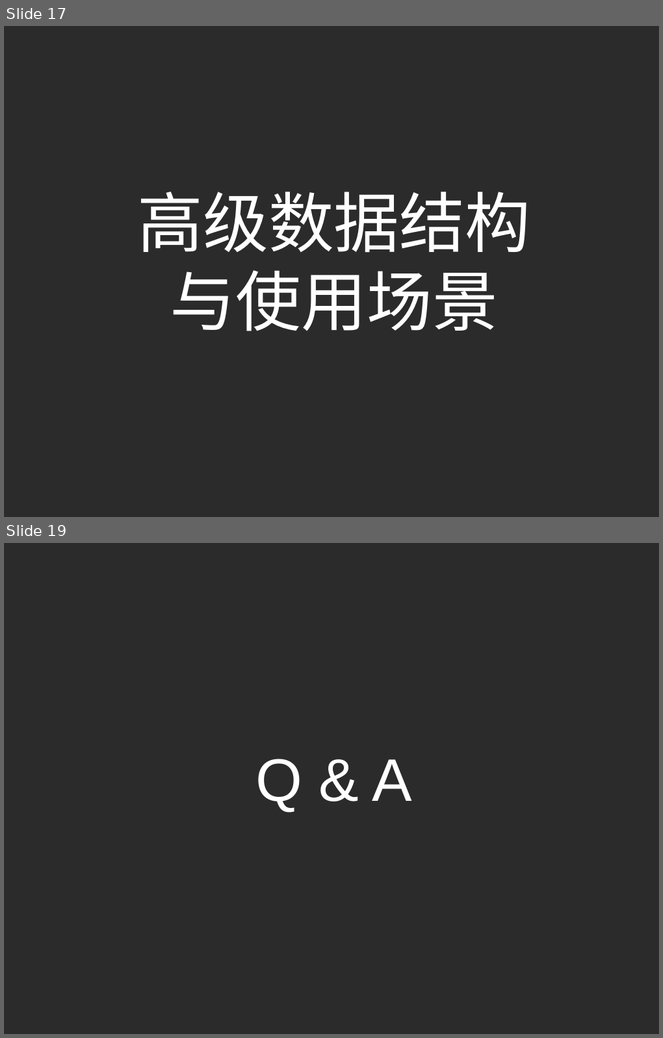
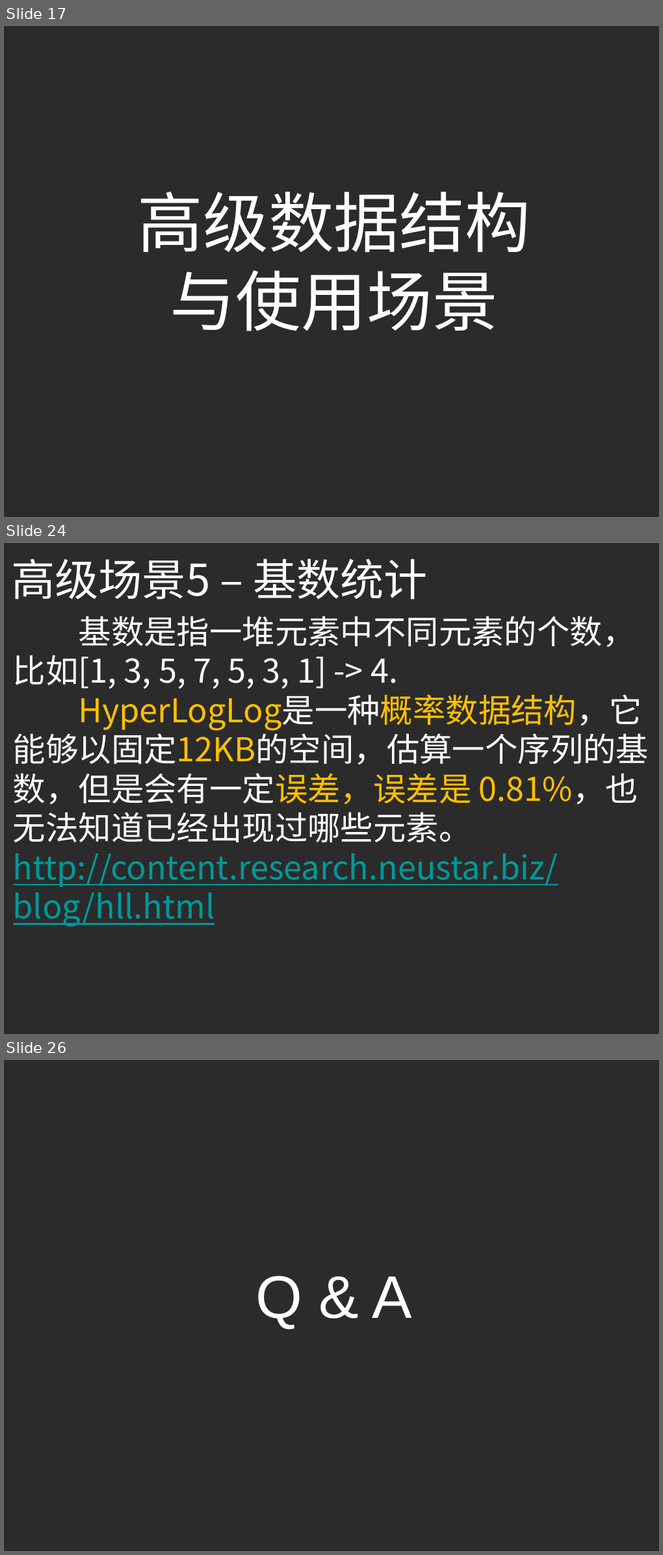
Before and after one commit to yellowb/redis-application-sharing, a slide deck: doc/SD_EP01_Redis_Adv_Application.pptx. Shown one above the other, each under a label of ours: slides 17 and 19 before the commit, slides 17, 24 and 26 after it; the slides between them are not shown. The pictures are 663x1038 and 663x1555 pixels, drawn with LibreOffice and Linux fonts; fonts in the diff are those of the drawing; background and template pictures are left out; a plain dark background stands for a picture behind light text. Boxes give left, top, right and bottom in pixels: in the first picture for what was removed or moved away, otherwise in the second. Text is boxed around its words. In the diff, an @@ line names an element or a change of style, - is before the commit and + after.

```diff
--- a/doc/SD_EP01_Redis_Adv_Application.pptx
+++ b/doc/SD_EP01_Redis_Adv_Application.pptx
@@ slide 24 added at box(4, 543, 659, 1034), background picture (left out) @@
@@ text added at box(11, 559, 428, 600), 48 pt, text #FFFFFF @@
+高级场景5 – 基数统计
@@ text added at box(13, 616, 649, 927), 36 pt, text #FFFFFF @@
+基数是指一堆元素中不同元素的个数，比如[1, 3, 5, 7, 5, 3, 1] -> 4.
+HyperLogLog是一种概率数据结构，它能够以固定12KB的空间，估算一个序列的基数，但是会有一定误差，误差是 0.81%，也无法知道已经出现过哪些元素。
+http://content.research.neustar.biz/blog/hll.html
@@ what was slide 19 is now slide 26 @@
```
Also in this commit, not shown: 1 slide changed, 6 other slides added.
